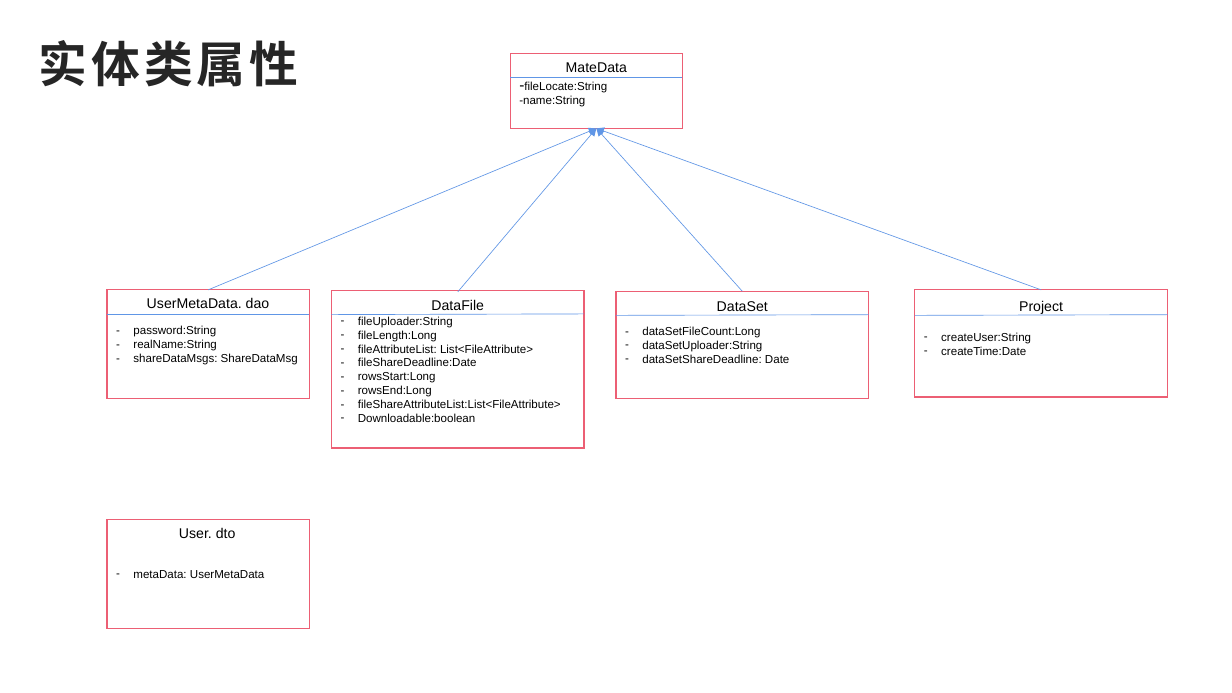
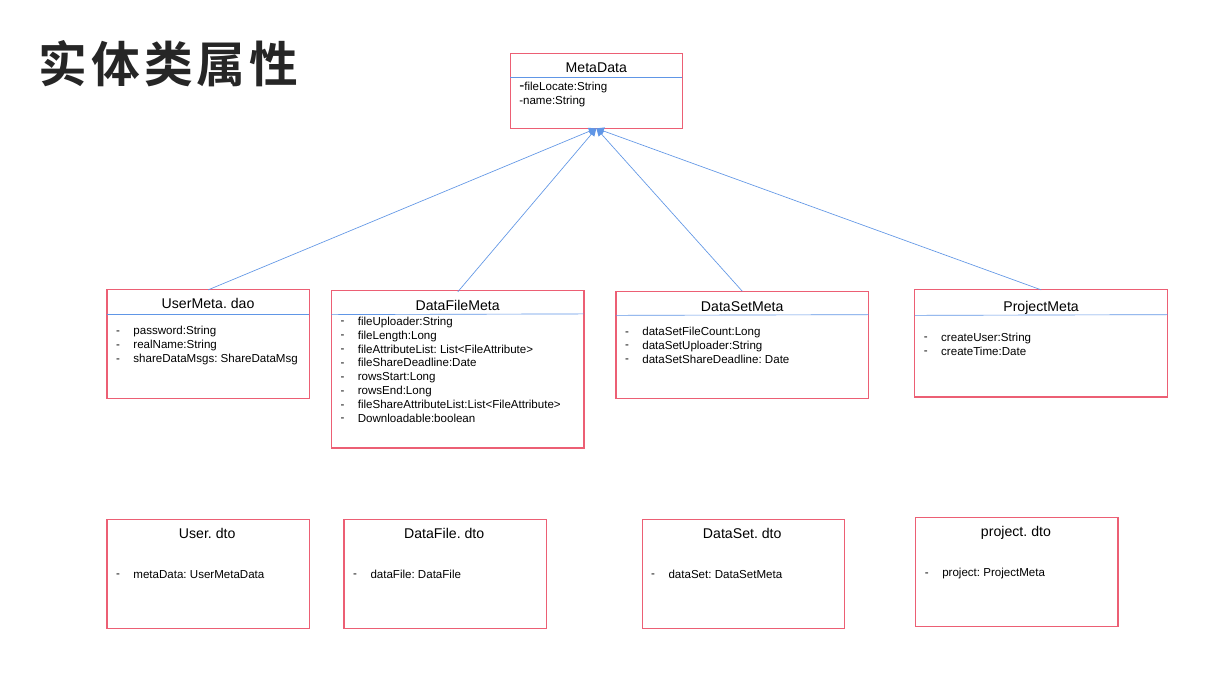
Before and after one commit to dlfld/dataops, a slide deck: slide 6 of 各种图/数据管理系统/ER图.pptx. Drawn at 1232x693 pixels with LibreOffice and Linux fonts; fonts in the diff are those of the drawing. Boxes give left, top, right and bottom in pixels: in the first picture for what was removed or moved away, otherwise in the second. Text is boxed around its words. In the diff, an @@ line names an element or a change of style, - is before the commit and + after.

Commit message:
fix

```diff
--- a/各种图/数据管理系统/ER图.pptx
+++ b/各种图/数据管理系统/ER图.pptx
@@ text at (566,62,627,72): text changed @@
-MateData
+MetaData
@@ text at (162,298,255,308): text changed @@
-UserMetaData. dao
+UserMeta. dao
@@ text at (416,299,500,310): text changed @@
-DataFile
+DataFileMeta
@@ text at (701,301,783,311): text changed @@
-DataSet
+DataSetMeta
@@ text at (1003,300,1078,314): text changed @@
-Project
+ProjectMeta
@@ rectangle added at (344,519,546,628), fill #FFFFFF, outline #EC5F74 1 pt, 9 pt, text #000000 @@
+– dataFile: DataFile
@@ text added at (404,527,485,538), 11 pt, text #000000 @@
+DataFile. dto
@@ rectangle added at (642,519,845,628), fill #FFFFFF, outline #EC5F74 1 pt, 9 pt, text #000000 @@
+– dataSet: DataSetMeta
@@ text added at (703,528,782,538), 11 pt, text #000000 @@
+DataSet. dto
@@ rectangle added at (916,518,1118,627), fill #FFFFFF, outline #EC5F74 1 pt, 9 pt, text #000000 @@
+– project: ProjectMeta
@@ text added at (981,525,1051,539), 11 pt, text #000000 @@
+project. dto
```
Also in this commit, not shown: 2 other slides changed.
